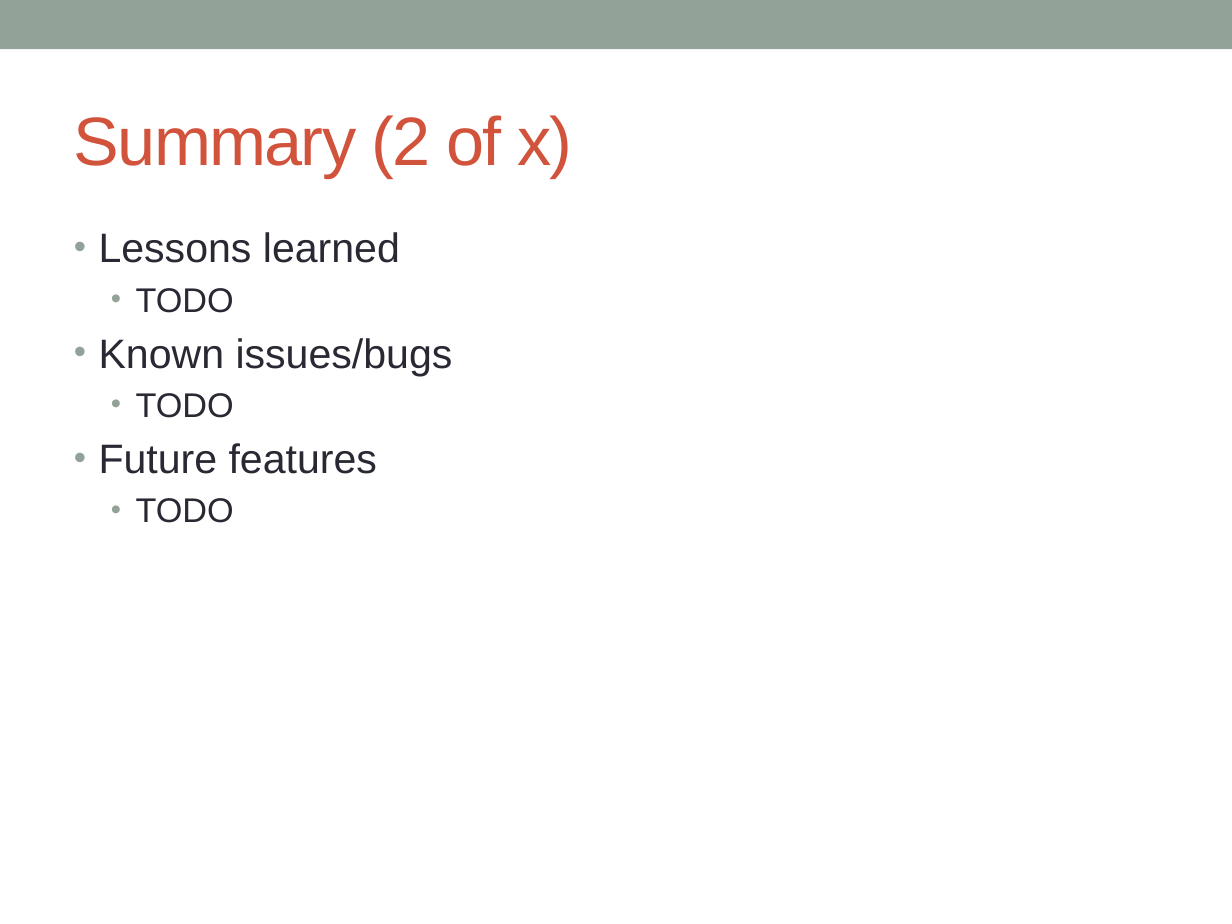
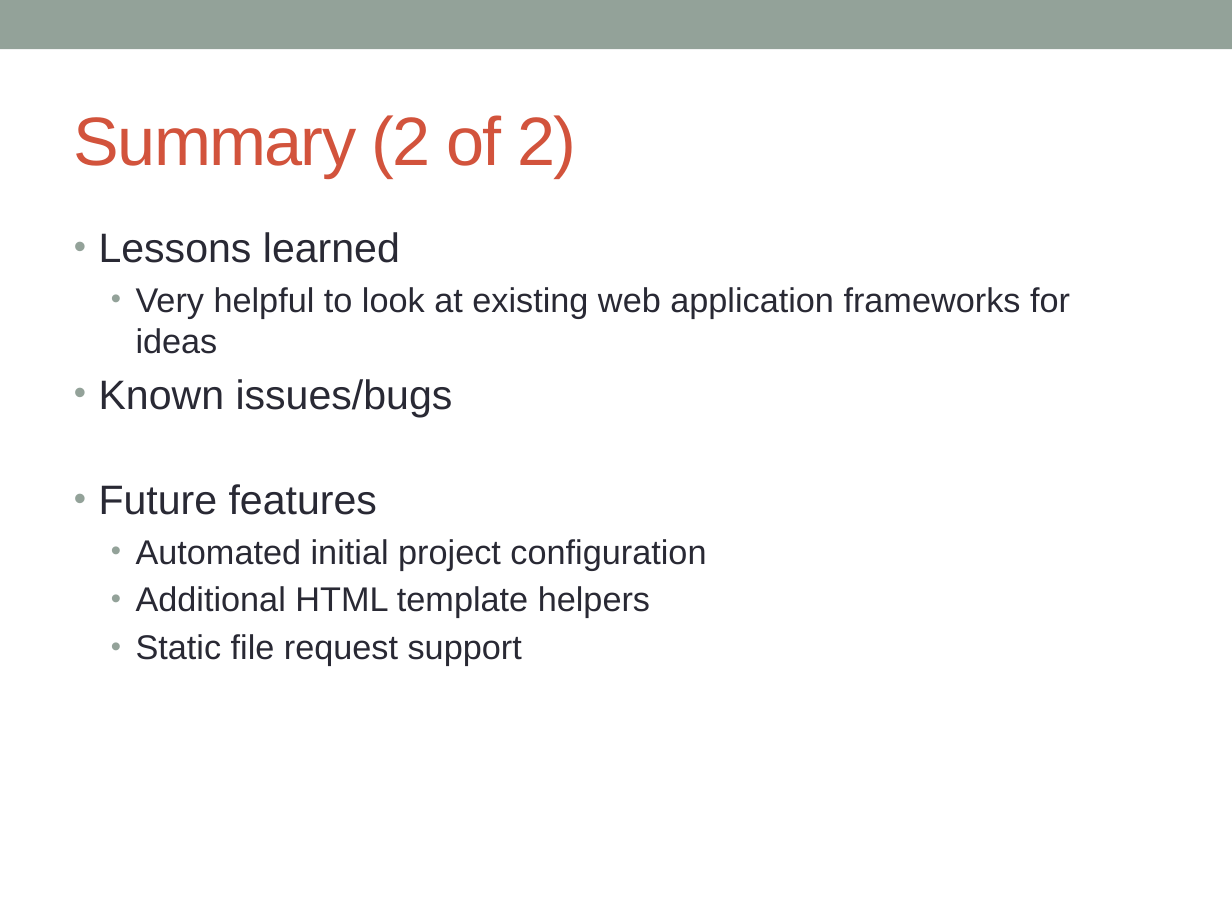
Before and after one commit to nodemvc/node-mvc, a slide deck: slide 12 of Documents/nodeMvcPresentation.pptx. Drawn at 1232x924 pixels with LibreOffice and Linux fonts; fonts in the diff are those of the drawing. Boxes give left, top, right and bottom in pixels: in the first picture for what was removed or moved away, otherwise in the second. Text is boxed around its words. In the diff, an @@ line names an element or a change of style, - is before the commit and + after.

Commit message:
Updated presentation.

```diff
--- a/Documents/nodeMvcPresentation.pptx
+++ b/Documents/nodeMvcPresentation.pptx
@@ title at [74,115,576,178]: text changed @@
-Summary (2 of x)
+Summary (2 of 2)
@@ text at [136,287,1070,354]: text changed @@
-  • TODO
+  • Very helpful to look at existing web application frameworks for ideas
@@ text at [136,393,234,418]: paragraph removed @@
-  • TODO
@@ text at [136,539,706,666]: text changed @@
-  • TODO
+  • Automated initial project configuration
+  • Additional HTML template helpers
+  • Static file request support
```
Also in this commit, not shown: 2 other slides changed.
